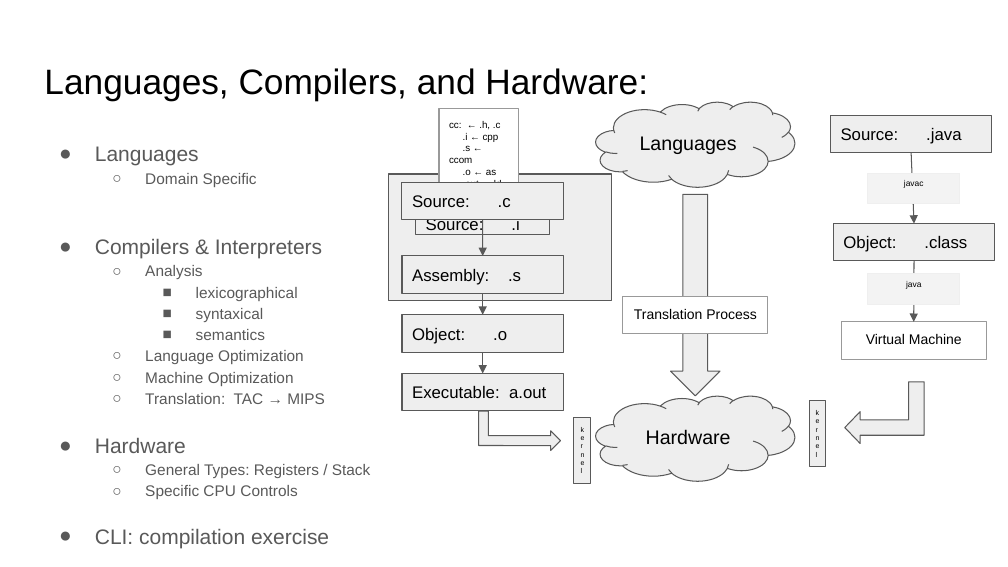
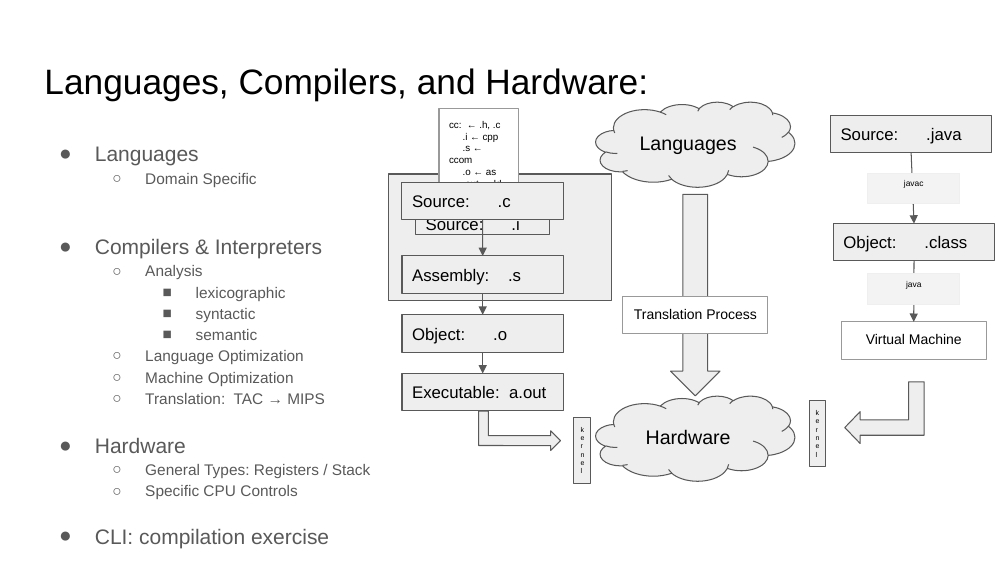
Before and after one commit to sgarcia0206/comp122-f23, a slide deck: slide 1 of assembly-programming/slide_presentations/.hidden/intro_to_mips.pptx. Drawn at 1008x567 pixels with LibreOffice and Linux fonts; fonts in the diff are those of the drawing. Boxes give left, top, right and bottom in pixels: in the first picture for what was removed or moved away, otherwise in the second. Text is boxed around its words. In the diff, an @@ line names an element or a change of style, - is before the commit and + after.

```diff
--- a/assembly-programming/slide_presentations/.hidden/intro_to_mips.pptx
+++ b/assembly-programming/slide_presentations/.hidden/intro_to_mips.pptx
@@ text at bbox=[196, 287, 286, 340]: text changed @@
-    ■ lexicographical
-    ■ syntaxical
-    ■ semantics
+    ■ lexicographic
+    ■ syntactic
+    ■ semantic
```
Also in this commit, not shown: 1 other slide changed, 9 slides added, 6 slides removed, 1 other file.
